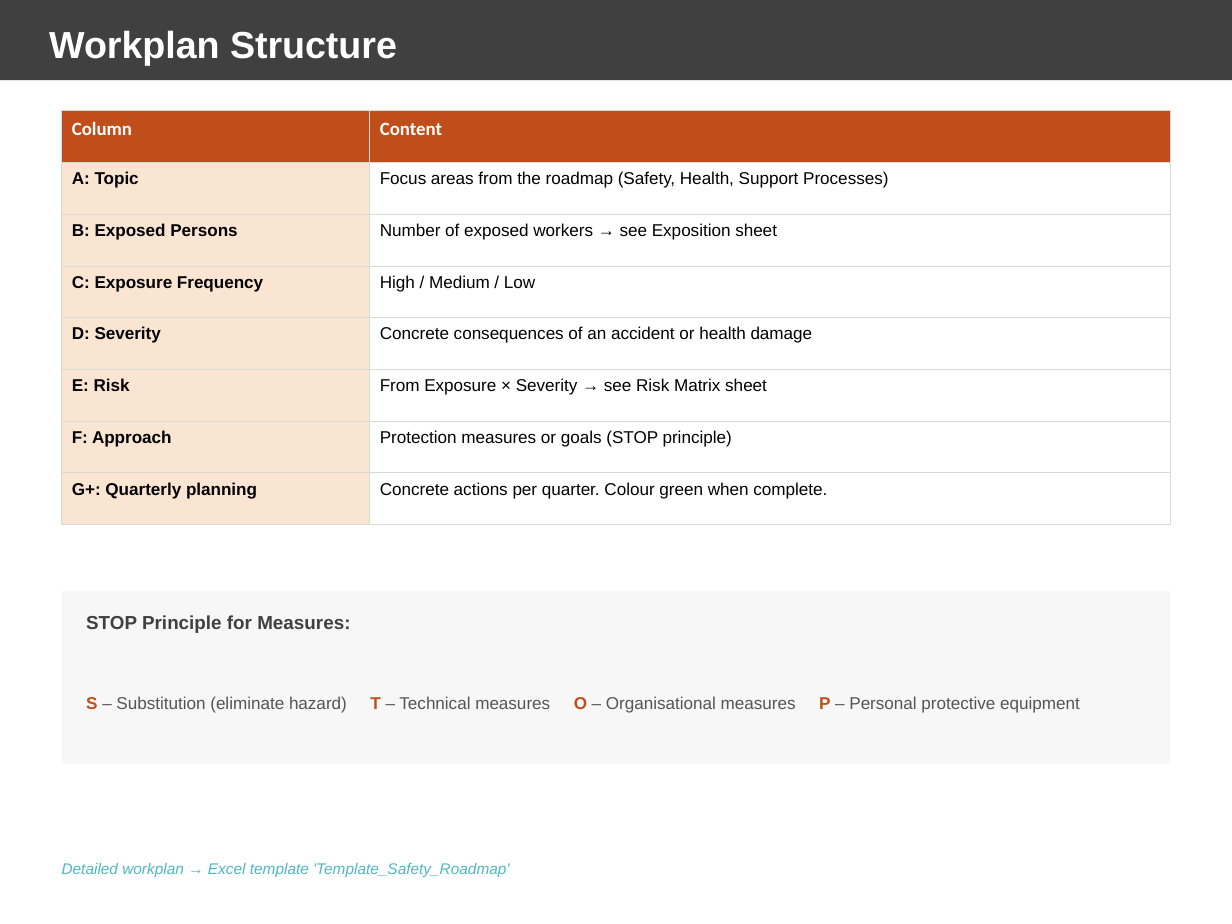
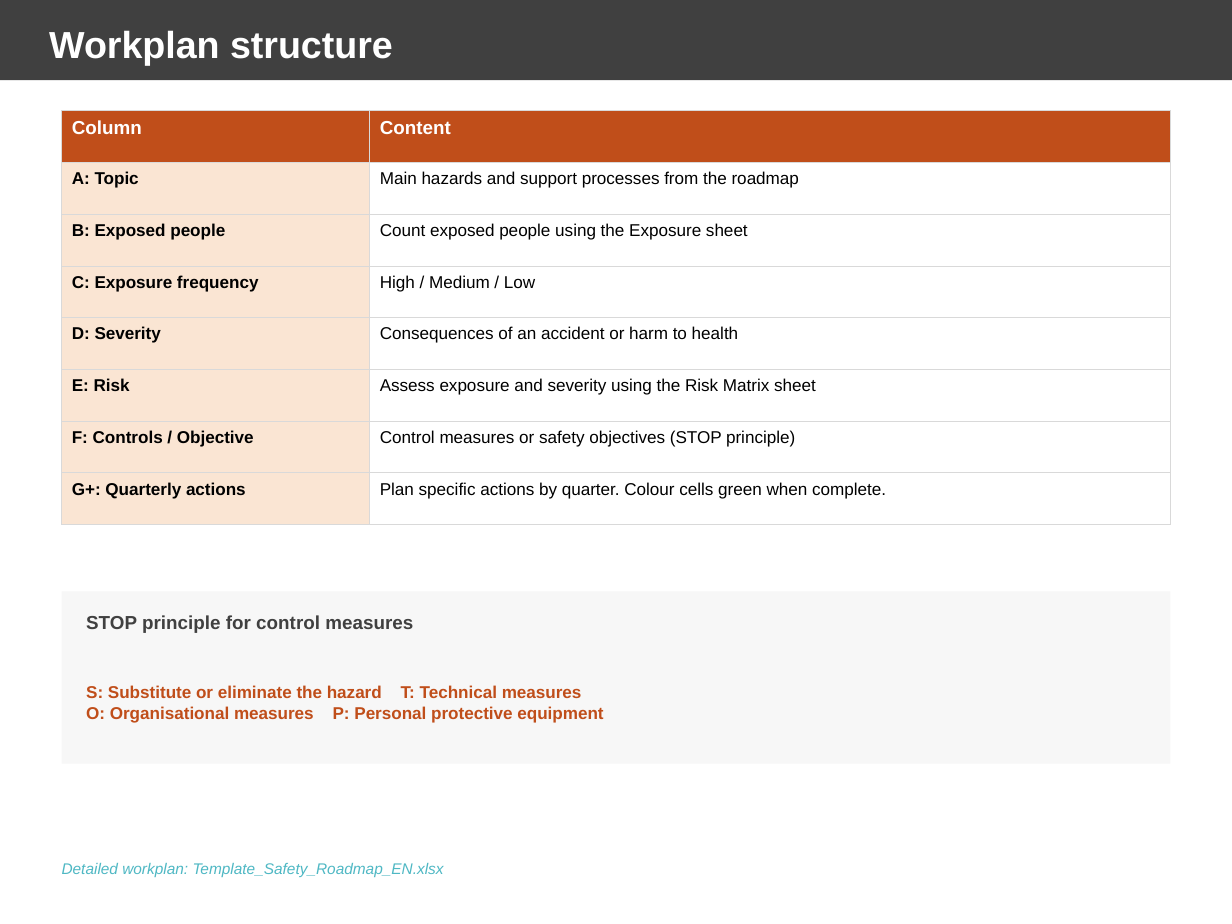
Before and after one commit to odcpw/SafetyTemplates, a slide deck: slide 2 of Template_Safety_Roadmap_EN.pptx. Drawn at 1232x924 pixels with LibreOffice and Linux fonts; fonts in the diff are those of the drawing. Boxes give left, top, right and bottom in pixels: in the first picture for what was removed or moved away, otherwise in the second. Text is boxed around its words. In the diff, an @@ line names an element or a change of style, - is before the commit and + after.

Commit message:
Clean English templates and complete German and French translations

```diff
--- a/Template_Safety_Roadmap_EN.pptx
+++ b/Template_Safety_Roadmap_EN.pptx
@@ text at bbox=[49, 30, 393, 65]: text changed @@
-Workplan Structure
+Workplan structure
@@ table at bbox=[62, 111, 1170, 503] @@
-row 2, column 2: Focus areas from the roadmap (Safety, Health, Support Processes)
+row 2, column 2: Main hazards and support processes from the roadmap
-row 3, column 1: B: Exposed Persons
+row 3, column 1: B: Exposed people
-row 3, column 2: Number of exposed workers → see Exposition sheet
+row 3, column 2: Count exposed people using the Exposure sheet
-row 4, column 1: C: Exposure Frequency
+row 4, column 1: C: Exposure frequency
-row 5, column 2: Concrete consequences of an accident or health damage
+row 5, column 2: Consequences of an accident or harm to health
-row 6, column 2: From Exposure × Severity → see Risk Matrix sheet
+row 6, column 2: Assess exposure and severity using the Risk Matrix sheet
-row 7, column 1: F: Approach
+row 7, column 1: F: Controls / Objective
-row 7, column 2: Protection measures or goals (STOP principle)
+row 7, column 2: Control measures or safety objectives (STOP principle)
-row 8, column 1: G+: Quarterly planning
+row 8, column 1: G+: Quarterly actions
-row 8, column 2: Concrete actions per quarter. Colour green when complete.
+row 8, column 2: Plan specific actions by quarter. Colour cells green when complete.
@@ font Calibri to Arial in "Column", "Content" @@
@@ text at bbox=[86, 615, 413, 633]: text changed @@
-STOP Principle for Measures:
+STOP principle for control measures
@@ text at bbox=[86, 685, 603, 723]: text changed; text colour #555555 to #C04E1A; bold on @@
-S – Substitution (eliminate hazard) T – Technical measures O – Organisational measures P – Personal protective equipment
+S: Substitute or eliminate the hazard T: Technical measures
+O: Organisational measures P: Personal protective equipment
@@ text at bbox=[62, 863, 444, 877]: text changed @@
-Detailed workplan → Excel template 'Template_Safety_Roadmap'
+Detailed workplan: Template_Safety_Roadmap_EN.xlsx
```
Also in this commit, not shown: 1 other slide changed, 15 other files.
